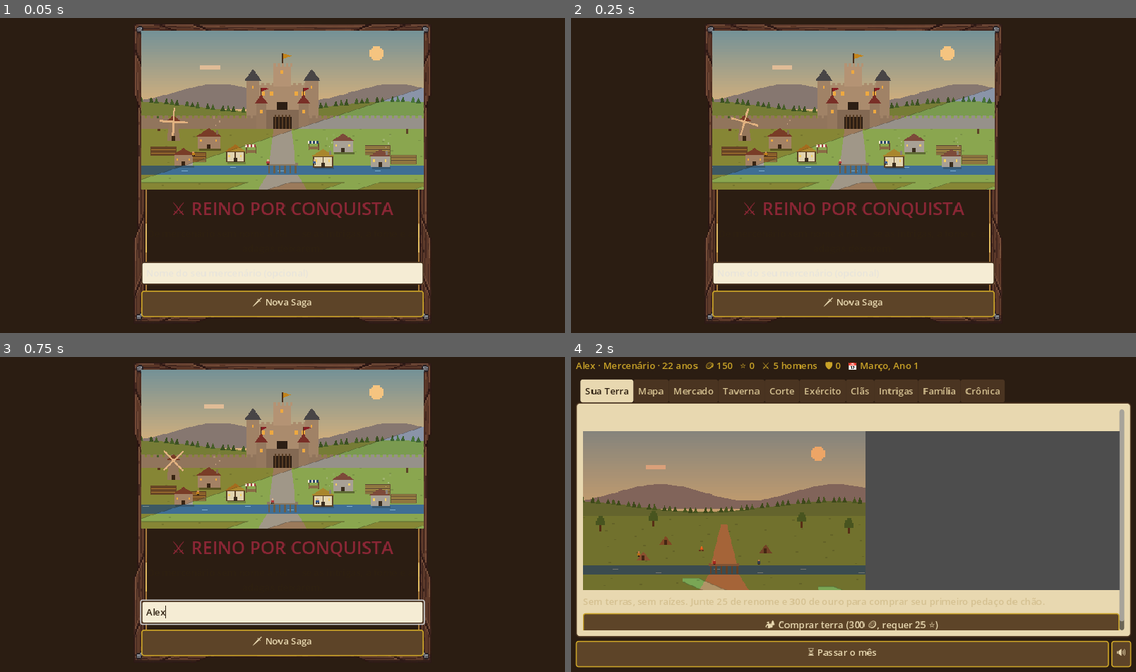
Above: before the commit, frames 1-4 (two rows, left to right).
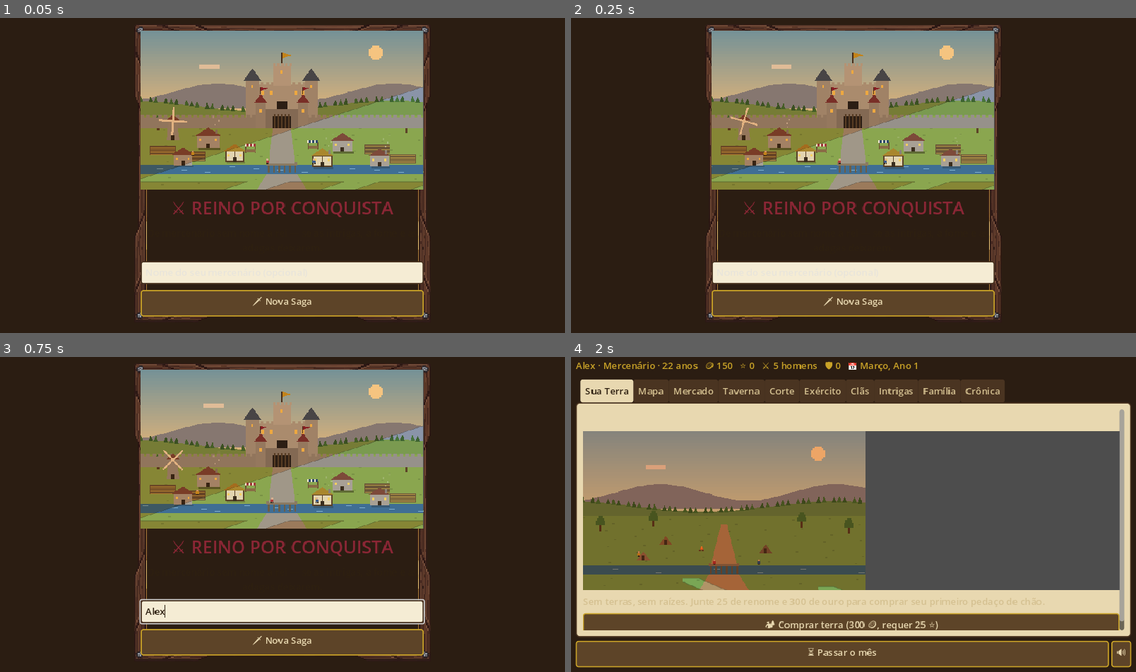
Above: after the commit, the same moments.

Repository: FelpsLuz/livro-receitas
Game: Godot game, scene res://cenas/principal.tscn
Same seed, same stepped clock (60 frames per second), same inputs: the game is played once before the commit and once after it.
Inputs (mouse positions are in pixels of both pictures, inside the frame that each line leads up to):
- Up to frame 1 (0.05 s): no input
- Up to frame 2 (0.25 s): no input
- Up to frame 3 (0.75 s): click (282, 612) at 0.52 s; type "Alex" at 0.6 s
- Up to frame 4 (2 s): click "🗡 Nova Saga" at 1.25 s

The runs differ from the first frame. In frame 1, 4.6% of the frame differs, in the area x 23-77%, y 2-97%; in frame 2, 4.6%; in frame 3, 5.3%; in frame 4, nothing differs.

Commit message:
Overhaul visual v2 completo: UI, terreno, objetos e personagem 8 direções
ASSETS (58 PNG, todos com .import, US$ 0,87 do saldo de US$ 10):
- ui/ 7 peças Pro: molduras de madeira e pergaminho, botão normal e
  apertado, moldura de retrato, barra de HUD e slot de inventário
- tilesets/ 2 atlas Wang 4×4 (campo/terra e grama/pedra) montados a partir
  dos 16 tiles avulsos que a API devolve
- objects/ 8 objetos: carvalho, pinheiro, casa camponesa, torre de castelo,
  poço, baú, barril e fogueira
- characters/ herói do jogador em 8 rotações (124×124 cada)

LIGAÇÃO COM OS NÓS NATIVOS:
- tema.gd adota StyleBoxTexture 9-slice em PanelContainer/Panel e nos quatro
  estados de Button — a interface inteira troca de pele de uma vez
- ui_v2.gd com margens MEDIDAS na arte de cada peça (32px no painel, 40 no
  slot, 18 no botão), não chutadas
- personagens_v2.gd monta SpriteFrames com uma animação por direção
- mapa_v2.gd monta TileSet/TileMapLayer com colisão e navegação por tile
- cenas/vitrine_v2.tscn reúne os quatro grupos numa tela só

CORREÇÕES DE CONTRATO DESCOBERTAS RODANDO:
- create-character-v3 entrega as rotações em rotation_urls {direcao: url},
  não em base64; o extrator agora trata esse formato e preserva a direção
- as URLs vão para um CDN público que recusa o Bearer: o download refaz a
  chamada sem o header quando leva 401
- TileSetAtlasSource precisa entrar no TileSet ANTES de configurar os tiles,
  senão colisão e navegação falham em silêncio (p_layer_id out of bounds) —
  o teste agora prova que os polígonos existem, não só as camadas
- disponiveis() filtra só os *_atlas, senão o TileSet sairia com 1 tile
- NavigationPolygon.make_polygons_from_outlines() está obsoleto: trocado por
  vertices + add_polygon

Testes: overhaul 21/21, sprites 11/11, núcleo 34/34.

Co-Authored-By: Claude Opus 5 <noreply@anthropic.com>
Claude-Session: https://claude.ai/code/session_01WsmXkEpCuL1sCQNLixPPeW

Diff:
--- /dev/null
+++ b/reino-por-conquista-godot/cenas/vitrine_v2.gd
@@ -0,0 +1,109 @@
+# ============================================================
+# VITRINE DO OVERHAUL — prova visual de que os quatro grupos de assets Pro
+# estão ligados a nós NATIVOS da Godot, todos na mesma tela:
+#   TileMapLayer (terreno)  ·  Sprite2D/AnimatedSprite2D (objetos e personagens)
+#   NinePatchRect (UI)      ·  Theme com StyleBoxTexture (painéis e botões)
+#   godot --path reino-por-conquista-godot res://cenas/vitrine_v2.tscn
+# ============================================================
+extends Control
+
+const UIv2 = preload("res://scripts/ui_v2.gd")
+const MapaV2 = preload("res://scripts/mapa_v2.gd")
+const PersonagensV2 = preload("res://scripts/personagens_v2.gd")
+const Tema = preload("res://scripts/tema.gd")
+
+func _ready() -> void:
+	theme = Tema.criar()
+
+	# ---------- 1. TERRENO: TileMapLayer com o atlas Wang ----------
+	var mundo := Node2D.new()
+	add_child(mundo)
+	var atlas: Array = MapaV2.disponiveis()
+	if not atlas.is_empty():
+		var camada: TileMapLayer = MapaV2.criar_camada(atlas[0], 32)
+		if camada != null:
+			camada.scale = Vector2(2, 2)
+			mundo.add_child(camada)
+			# tile 0,0 é o terreno base do atlas Wang
+			MapaV2.preencher(camada, Rect2i(0, 0, 16, 9), Vector2i(0, 0))
+
+	# ---------- 2. OBJETOS: Sprite2D com os PNG de map-objects ----------
+	var objetos := ["arvore_carvalho", "casa_camponesa", "torre_castelo",
+		"poco_pedra", "bau_tesouro", "fogueira_acampamento", "barril_carga", "arvore_pinheiro"]
+	var x := 90
+	for nome in objetos:
+		var caminho: String = "res://assets_v2/objects/" + nome + ".png"
+		if not ResourceLoader.exists(caminho):
+			continue
+		var s := Sprite2D.new()
+		s.texture = load(caminho)
+		s.texture_filter = CanvasItem.TEXTURE_FILTER_NEAREST
+		s.position = Vector2(x, 300)
+		s.centered = true
+		mundo.add_child(s)
+		x += 120
+
+	# ---------- 3. PERSONAGENS: AnimatedSprite2D ----------
+	var elenco := ["rei_touros", "rei_imperio", "capitao", "cla_lobos", "heroi_jogador"]
+	var px := 110
+	for id in elenco:
+		var p: AnimatedSprite2D = PersonagensV2.criar(id, 2)
+		p.position = Vector2(px, 470)
+		mundo.add_child(p)
+		var eti := Label.new()
+		eti.text = id + (" (8 dir)" if PersonagensV2.tem_rotacoes(id) else "")
+		eti.position = Vector2(px - 60, 530)
+		eti.add_theme_font_size_override("font_size", 11)
+		add_child(eti)
+		px += 150
+
+	# ---------- 4. UI: NinePatchRect esticado em tamanhos diferentes ----------
+	# a mesma arte de 256×256 servindo caixas de proporções distintas prova
+	# que o 9-slice está com as margens certas
+	var painel := UIv2.criar_painel("painel_pergaminho")
+	if painel != null:
+		painel.position = Vector2(560, 40)
+		painel.size = Vector2(360, 180)
+		add_child(painel)
+		var titulo := Label.new()
+		titulo.text = "Inventário"
+		titulo.position = Vector2(600, 70)
+		add_child(titulo)
+	var moldura := UIv2.criar_painel("moldura_retrato")
+	if moldura != null:
+		moldura.position = Vector2(600, 100)
+		moldura.size = Vector2(96, 96)
+		add_child(moldura)
+	# slots de inventário, cada um um NinePatchRect
+	for i in 4:
+		var slot := UIv2.criar_painel("quadro_inventario")
+		if slot == null:
+			break
+		slot.position = Vector2(720 + i * 50, 110)
+		slot.size = Vector2(44, 44)
+		add_child(slot)
+	# barra de HUD esticada na largura
+	var barra := UIv2.criar_painel("barra_hud")
+	if barra != null:
+		barra.position = Vector2(560, 240)
+		barra.size = Vector2(360, 30)
+		add_child(barra)
+	# botões do Theme (StyleBoxTexture aplicado globalmente)
+	var b1 := Button.new()
+	b1.text = "Passar o mês"
+	b1.position = Vector2(560, 290)
+	b1.size = Vector2(170, 44)
+	add_child(b1)
+	var b2 := Button.new()
+	b2.text = "Conversar"
+	b2.position = Vector2(750, 290)
+	b2.size = Vector2(170, 44)
+	add_child(b2)
+
+	# ---------- resumo no canto ----------
+	var resumo := Label.new()
+	resumo.text = "TileMapLayer: %d atlas · Objetos: %d · UI: %d peças" % [
+		atlas.size(), objetos.size(), UIv2.inventario()["tem"].size()]
+	resumo.position = Vector2(16, 16)
+	resumo.add_theme_color_override("font_color", Color("c9a227"))
+	add_child(resumo)
--- /dev/null
+++ b/reino-por-conquista-godot/cenas/vitrine_v2.tscn
@@ -0,0 +1,10 @@
+[gd_scene load_steps=2 format=3]
+
+[ext_resource type="Script" path="res://cenas/vitrine_v2.gd" id="1"]
+
+[node name="VitrineV2" type="Control"]
+layout_mode = 3
+anchors_preset = 15
+anchor_right = 1.0
+anchor_bottom = 1.0
+script = ExtResource("1")
--- a/reino-por-conquista-godot/scripts/mapa_v2.gd
+++ b/reino-por-conquista-godot/scripts/mapa_v2.gd
@@ -32,6 +32,10 @@
 	var fonte := TileSetAtlasSource.new()
 	fonte.texture = tex
 	fonte.texture_region_size = Vector2i(tile, tile)
+	# A fonte precisa entrar no TileSet ANTES de configurar os tiles: o TileData
+	# só enxerga as camadas de física/navegação do TileSet ao qual pertence.
+	# (Configurar antes falha silenciosamente com "p_layer_id out of bounds".)
+	ts.add_source(fonte, 0)
 
 	var colunas := int(tex.get_width() / tile)
 	var linhas := int(tex.get_height() / tile)
@@ -51,13 +55,13 @@
 				# tile caminhável entra na malha de navegação
 				var np := NavigationPolygon.new()
 				var meio2 := float(tile) / 2.0
-				np.add_outline(PackedVector2Array([
+				var contorno := PackedVector2Array([
 					Vector2(-meio2, -meio2), Vector2(meio2, -meio2),
-					Vector2(meio2, meio2), Vector2(-meio2, meio2)]))
-				np.make_polygons_from_outlines()
+					Vector2(meio2, meio2), Vector2(-meio2, meio2)])
+				np.vertices = contorno
+				np.add_polygon(PackedInt32Array([0, 1, 2, 3]))
 				dados.set_navigation_polygon(0, np)
 
-	ts.add_source(fonte, 0)
 	return ts
 
 ## Camada pronta para a árvore de cena, já com o TileSet aplicado.
@@ -79,12 +83,15 @@
 		for x in range(area.position.x, area.position.x + area.size.x):
 			camada.set_cell(Vector2i(x, y), 0, tile_atlas)
 
+## Só os ATLAS montados (grade 4×4 de tiles Wang) — os tiles avulsos que a API
+## devolve ficam de fora, senão o TileSet sairia com um único tile.
 static func disponiveis() -> Array:
 	var achados := []
 	var d := DirAccess.open(PASTA)
 	if d == null:
 		return achados
 	for arq in d.get_files():
-		if arq.ends_with(".png"):
+		if arq.ends_with("_atlas.png"):
 			achados.append(arq.get_basename())
+	achados.sort()
 	return achados
--- a/reino-por-conquista-godot/scripts/ui_v2.gd
+++ b/reino-por-conquista-godot/scripts/ui_v2.gd
@@ -13,14 +13,16 @@
 
 ## Margens 9-slice de cada peça, medidas na imagem gerada (não chutadas):
 ## a moldura de madeira tem ~32px de borda numa arte de 256×256.
+## Medidas na ARTE de cada peça (onde a moldura termina e o miolo começa),
+## não chutadas: é isso que faz o 9-slice esticar sem deformar os rebites.
 const MARGENS := {
-	"painel_madeira": 35,
-	"painel_pergaminho": 35,
-	"moldura_retrato": 24,
-	"quadro_inventario": 20,
+	"painel_madeira": 32,
+	"painel_pergaminho": 33,
+	"moldura_retrato": 32,
+	"quadro_inventario": 40,
 	"botao_madeira": 18,
-	"botao_madeira_apertado": 18,
-	"barra_hud": 16,
+	"botao_madeira_apertado": 26,
+	"barra_hud": 20,
 }
 
 static func tem(nome: String) -> bool:
--- a/reino-por-conquista-godot/tests/teste_overhaul.gd
+++ b/reino-por-conquista-godot/tests/teste_overhaul.gd
@@ -96,6 +96,17 @@
 			ok("tile_size correto", ts.tile_size == Vector2i(32, 32), str(ts.tile_size))
 			ok("camadas de física e navegação criadas",
 				ts.get_physics_layers_count() > 0 and ts.get_navigation_layers_count() > 0)
+			# não basta a camada existir: o polígono precisa estar NO tile
+			var fonte: TileSetAtlasSource = ts.get_source(0)
+			var solido: TileData = fonte.get_tile_data(Vector2i(0, 0), 0)
+			ok("tile sólido recebeu polígono de colisão",
+				solido != null and solido.get_collision_polygons_count(0) > 0,
+				"%d polígono(s)" % (solido.get_collision_polygons_count(0) if solido else -1))
+			var livre: TileData = fonte.get_tile_data(Vector2i(1, 0), 0)
+			var nav: NavigationPolygon = livre.get_navigation_polygon(0) if livre else null
+			ok("tile livre recebeu malha de navegação",
+				nav != null and nav.get_polygon_count() > 0,
+				"%d polígono(s)" % (nav.get_polygon_count() if nav else -1))
 			var camada: TileMapLayer = MapaV2.criar_camada(tnome, 32)
 			ok("TileMapLayer com TileSet aplicado",
 				camada != null and camada.tile_set != null)
@@ -122,6 +133,32 @@
 				sem_import.append(pasta + "/" + arq)
 	ok("todo PNG de assets_v2 tem .import", sem_import.is_empty(), ", ".join(sem_import))
 
+	# ---------- VITRINE: a cena de demonstração monta inteira? ----------
+	var cena_v := load("res://cenas/vitrine_v2.tscn")
+	ok("cena da vitrine carrega", cena_v != null)
+	if cena_v != null:
+		var inst = cena_v.instantiate()
+		root.add_child(inst)
+		await process_frame
+		var n_sprites := 0
+		var n_anim := 0
+		var n_patch := 0
+		var n_tile := 0
+		var pilha: Array = [inst]
+		while not pilha.is_empty():
+			var atual = pilha.pop_back()
+			for f in atual.get_children():
+				pilha.append(f)
+			if atual is AnimatedSprite2D: n_anim += 1
+			elif atual is Sprite2D: n_sprites += 1
+			elif atual is NinePatchRect: n_patch += 1
+			elif atual is TileMapLayer: n_tile += 1
+		print("  ℹ️  vitrine: %d Sprite2D, %d AnimatedSprite2D, %d NinePatchRect, %d TileMapLayer"
+			% [n_sprites, n_anim, n_patch, n_tile])
+		ok("vitrine tem objetos, personagens, UI e terreno",
+			n_sprites > 0 and n_anim > 0 and n_patch > 0 and n_tile > 0)
+		inst.queue_free()
+
 	print("=====================================")
 	print("RESULTADO: %d passaram, %d falharam" % [passou, falhou])
 	quit(1 if falhou > 0 else 0)
Binary file added: reino-por-conquista-godot/assets_v2/characters/heroi_jogador.png
Not shown, added: reino-por-conquista-godot/assets_v2/characters/heroi_jogador.png.import
Binary file added: reino-por-conquista-godot/assets_v2/characters/heroi_jogador_east.png
Not shown, added: reino-por-conquista-godot/assets_v2/characters/heroi_jogador_east.png.import
Binary file added: reino-por-conquista-godot/assets_v2/characters/heroi_jogador_north-east.png
Not shown, added: reino-por-conquista-godot/assets_v2/characters/heroi_jogador_north-east.png.import
Binary file added: reino-por-conquista-godot/assets_v2/characters/heroi_jogador_north-west.png
Not shown, added: reino-por-conquista-godot/assets_v2/characters/heroi_jogador_north-west.png.import
Binary file added: reino-por-conquista-godot/assets_v2/characters/heroi_jogador_north.png
Not shown, added: reino-por-conquista-godot/assets_v2/characters/heroi_jogador_north.png.import
Binary file added: reino-por-conquista-godot/assets_v2/characters/heroi_jogador_south-east.png
Not shown, added: reino-por-conquista-godot/assets_v2/characters/heroi_jogador_south-east.png.import
(and 63 more such lines)
